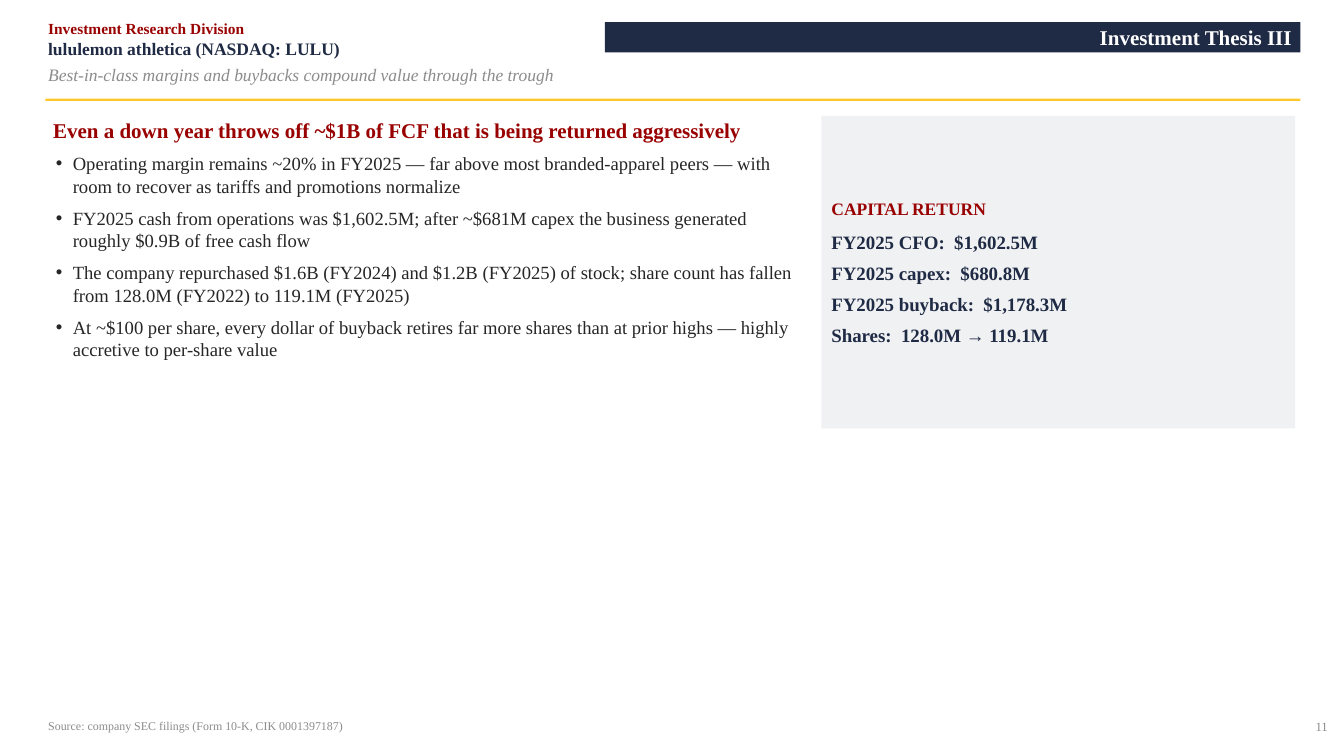
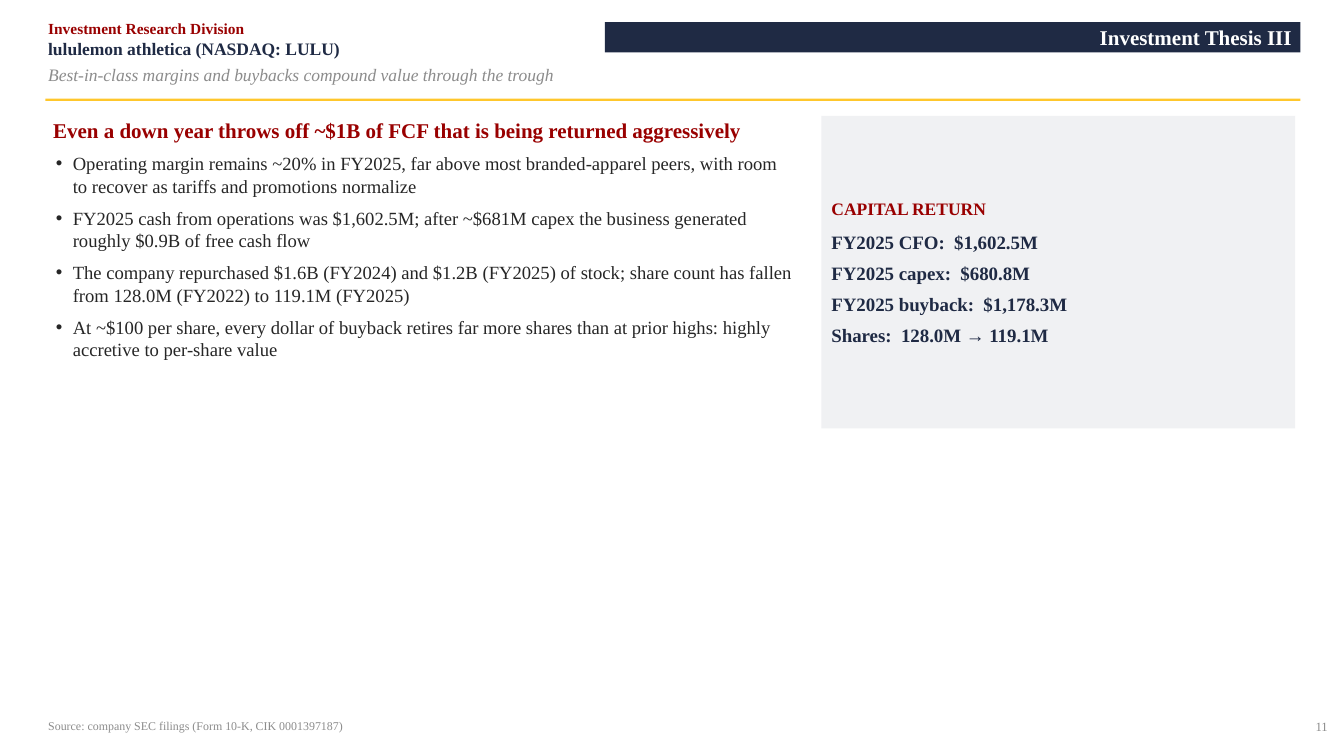
Before and after one commit to vengeanceaiUSC/RM, a slide deck: slide 12 of LULU/LULU_Investment_Pitch_Deck.pptx. Drawn at 1344x756 pixels with LibreOffice and Linux fonts; fonts in the diff are those of the drawing. Boxes give left, top, right and bottom in pixels: in the first picture for what was removed or moved away, otherwise in the second. Text is boxed around its words. In the diff, an @@ line names an element or a change of style, - is before the commit and + after.

```diff
--- a/LULU/LULU_Investment_Pitch_Deck.pptx
+++ b/LULU/LULU_Investment_Pitch_Deck.pptx
@@ text at (73,157,777,197): text changed @@
-• Operating margin remains ~20% in FY2025 — far above most branded-apparel peers — with room to recover as tariffs and promotions normalize
+• Operating margin remains ~20% in FY2025, far above most branded-apparel peers, with room to recover as tariffs and promotions normalize
@@ text at (73,320,771,360): text changed @@
-• At ~$100 per share, every dollar of buyback retires far more shares than at prior highs — highly accretive to per-share value
+• At ~$100 per share, every dollar of buyback retires far more shares than at prior highs: highly accretive to per-share value
```
Also in this commit, not shown: 21 other slides changed, 4 other files.
